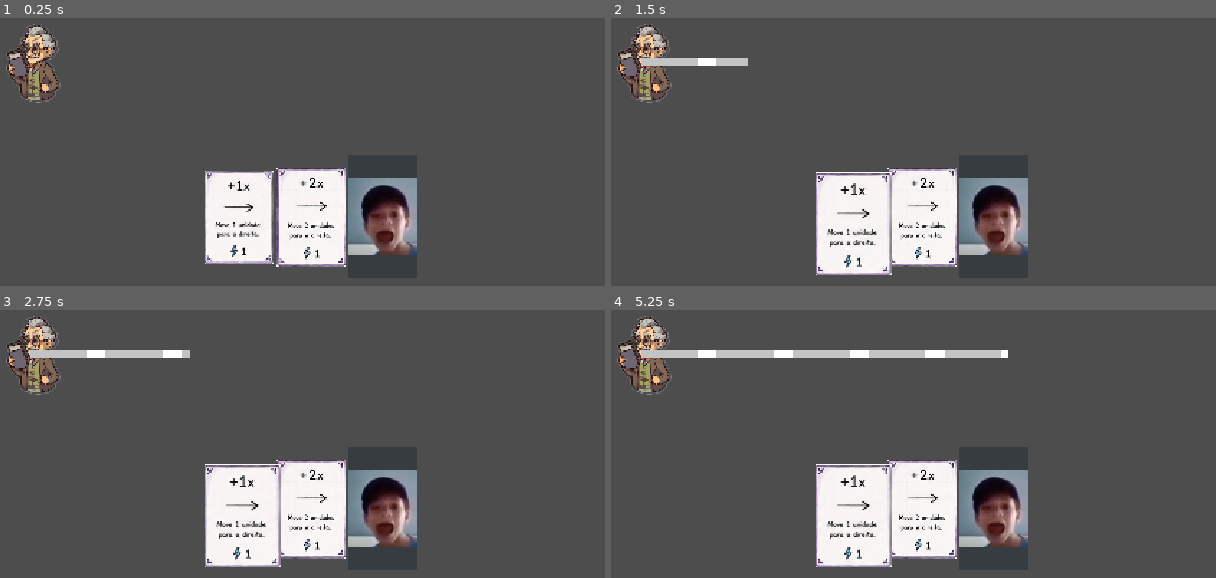
Above: before the commit, frames 1-4 (two rows, left to right).
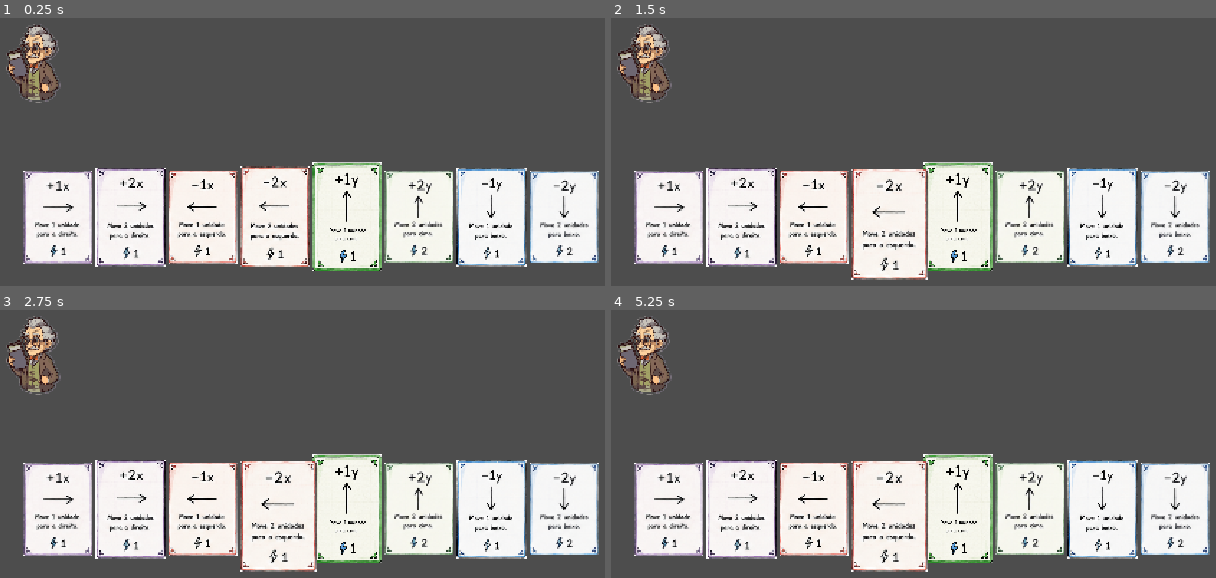
Above: after the commit, the same moments.

Repository: catolica-faculdade/incognita-deck
Game: Godot game, scene res://main/main.tscn
The game is run twice, just before and just after one commit, with the same random seed, the same clock (stepped at 60 frames per second) and the same inputs.
Inputs (mouse positions are in pixels of both pictures, inside the frame that each line leads up to):
- Up to frame 1 (0.25 s): no input
- Up to frame 2 (1.5 s): click (846, 216) at 0.52 s; click (853, 224) at 1.27 s
- Up to frame 3 (2.75 s): click (242, 516) at 2.02 s
- Up to frame 4 (5.25 s): tap Enter at 2.75, 4.25 s; tap Space at 3.5, 5 s

The runs differ from the first frame. In frame 1, 28% of the frame differs, in the area x 3-100%, y 53-95%; in frame 2, 29%; in frame 3, 29%; in frame 4, 30%, in the area x 3-100%, y 14-98%.

Commit message:
fix: enchance logic to handle x axis values

Diff:
--- a/card/card_database.gd
+++ b/card/card_database.gd
@@ -17,36 +17,36 @@
 		"id": 3,
 		"axis": "x",
 		"value": -1,
-		# "texture": preload("res://assets/cards/new.x_sum2.png")
+		"texture": preload("res://assets/cards/new.x_sub1.png")
 	},
 	{
 		"id": 4,
-		"axis": "y",
+		"axis": "x",
 		"value": -2,
-		"texture": preload("res://assets/cards/new.x_sum2.png")
+		"texture": preload("res://assets/cards/new.x_sub2.png")
 	},
 	{
 		"id": 5,
 		"axis": "y",
 		"value": 1,
-		"texture": preload("res://assets/cards/new.x_sum2.png")
+		"texture": preload("res://assets/cards/new.y_sum1.png")
 	},
 	{
 		"id": 6,
 		"axis": "y",
 		"value": 2,
-		"texture": preload("res://assets/cards/new.x_sum2.png")
+		"texture": preload("res://assets/cards/new.y_sum2.png")
 	},
 	{
 		"id": 7,
 		"axis": "y",
 		"value": -1,
-		"texture": preload("res://assets/cards/new.x_sum2.png")
+		"texture": preload("res://assets/cards/new.y_sub1.png")
 	},
 	{
 		"id": 8,
-		"axis": "x",
+		"axis": "y",
 		"value": -2,
-		"texture": preload("res://assets/cards/new.x_sum2.png")
+		"texture": preload("res://assets/cards/new.y_sub2.png")
 	},
 ]
--- a/interface/interface.gd
+++ b/interface/interface.gd
@@ -10,6 +10,11 @@
 	create_card(CARDS[0])
 	create_card(CARDS[1])
 	create_card(CARDS[2])
+	create_card(CARDS[3])
+	create_card(CARDS[4])
+	create_card(CARDS[5])
+	create_card(CARDS[6])
+	create_card(CARDS[7])
 
 func create_card(data):
 	var card = card_scene.instantiate()
--- a/world/world.gd
+++ b/world/world.gd
@@ -24,11 +24,11 @@
 		print("trajectory line doesn't exists!")
 		return
 
-	print("values: ", value)
-	print("axis: ", axis)
-
 	if axis == "x":
-		current_math_x += value
+		if (current_math_x <= 0 && value < 0):
+			current_math_x += 0
+		else:
+			current_math_x += value
 
 	if axis == "y":
 		current_math_y += value
